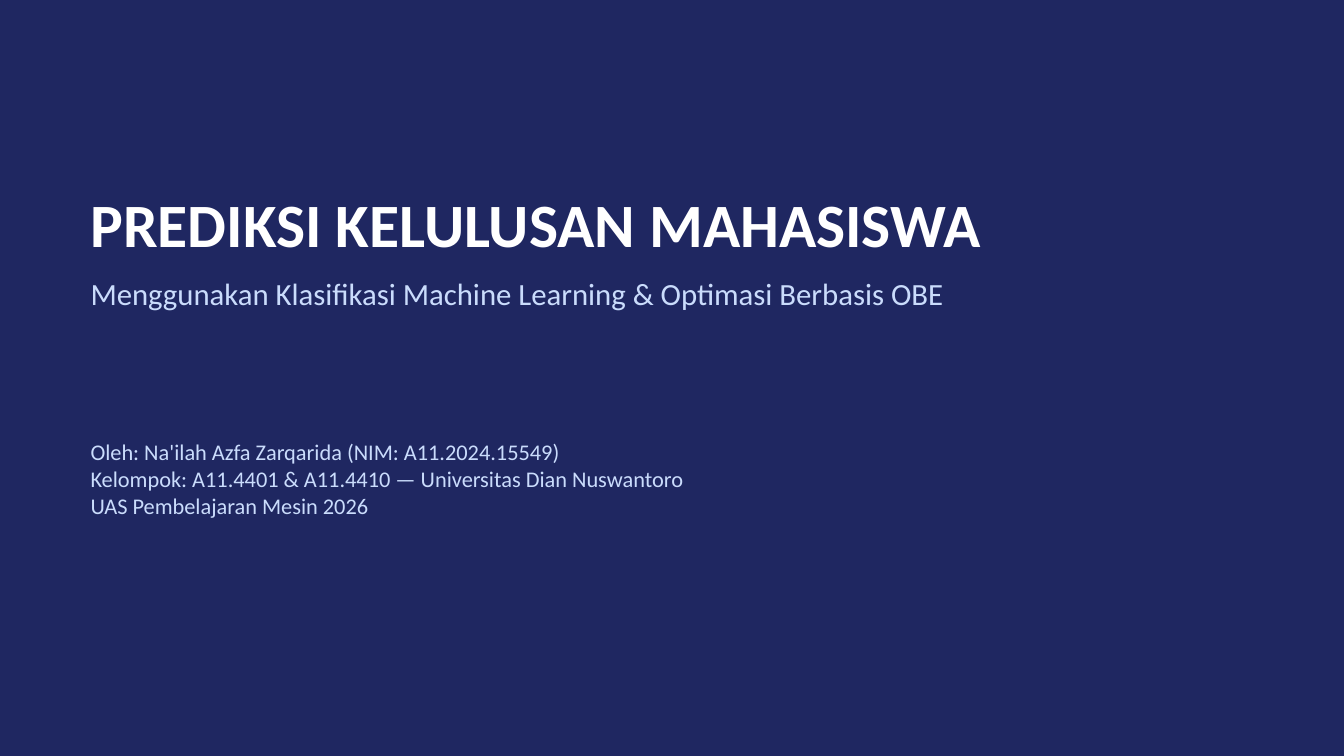
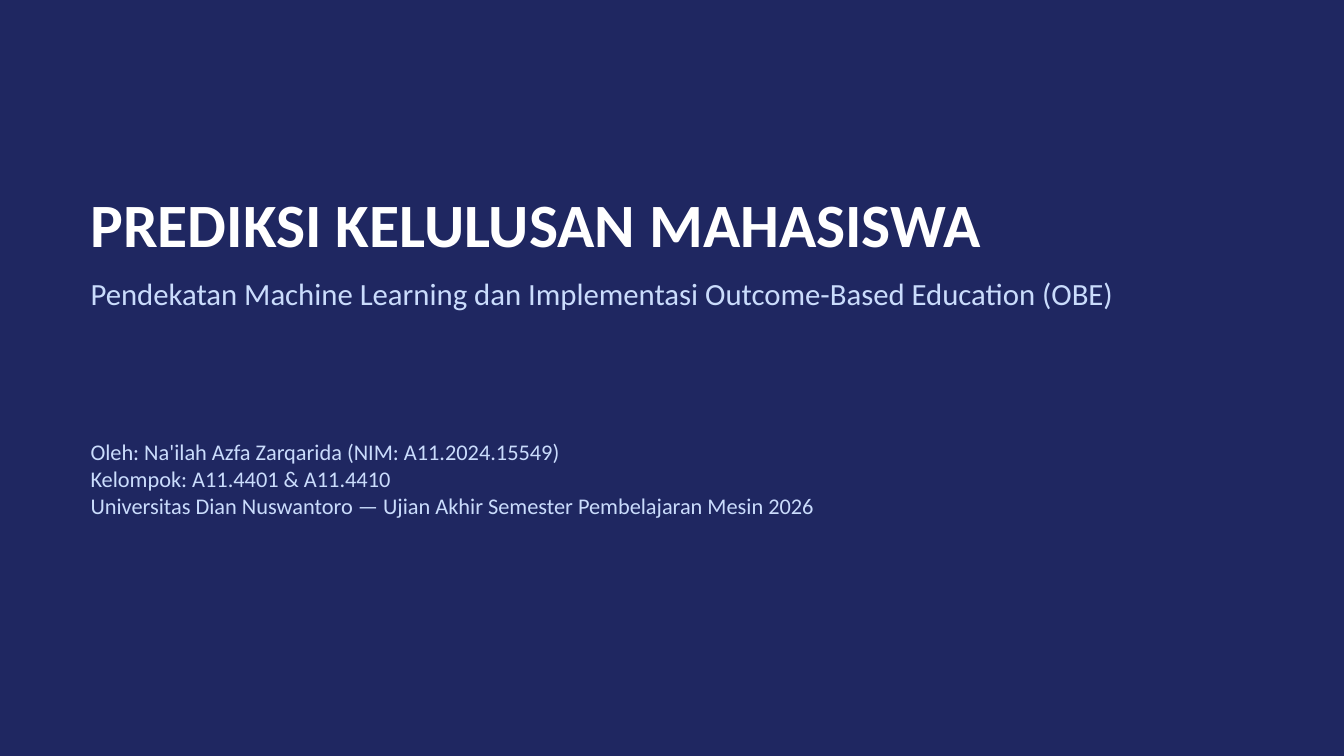
Before and after one commit to hafizmuzani011-collab/uas-ml-kelulusan, a slide deck: slide 1 of presentation/presentasi_uas_ml.pptx. Drawn at 1344x756 pixels with LibreOffice and Linux fonts; fonts in the diff are those of the drawing. Boxes give left, top, right and bottom in pixels: in the first picture for what was removed or moved away, otherwise in the second. Text is boxed around its words. In the diff, an @@ line names an element or a change of style, - is before the commit and + after.

```diff
--- a/presentation/presentasi_uas_ml.pptx
+++ b/presentation/presentasi_uas_ml.pptx
@@ text at (91, 282, 1113, 311): text changed @@
-Menggunakan Klasifikasi Machine Learning & Optimasi Berbasis OBE
+Pendekatan Machine Learning dan Implementasi Outcome-Based Education (OBE)
@@ text at (91, 444, 813, 518): text changed @@
-Oleh: Na'ilah Azfa Zarqarida (NIM: A11.2024.15549)
-Kelompok: A11.4401 & A11.4410 — Universitas Dian Nuswantoro
-UAS Pembelajaran Mesin 2026
+Oleh: Na'ilah Azfa Zarqarida (NIM: A11.2024.15549)
+Kelompok: A11.4401 & A11.4410
+Universitas Dian Nuswantoro — Ujian Akhir Semester Pembelajaran Mesin 2026
```
Also in this commit, not shown: 8 other slides changed, 1 slide added, 1 slide removed, 1 other file.
